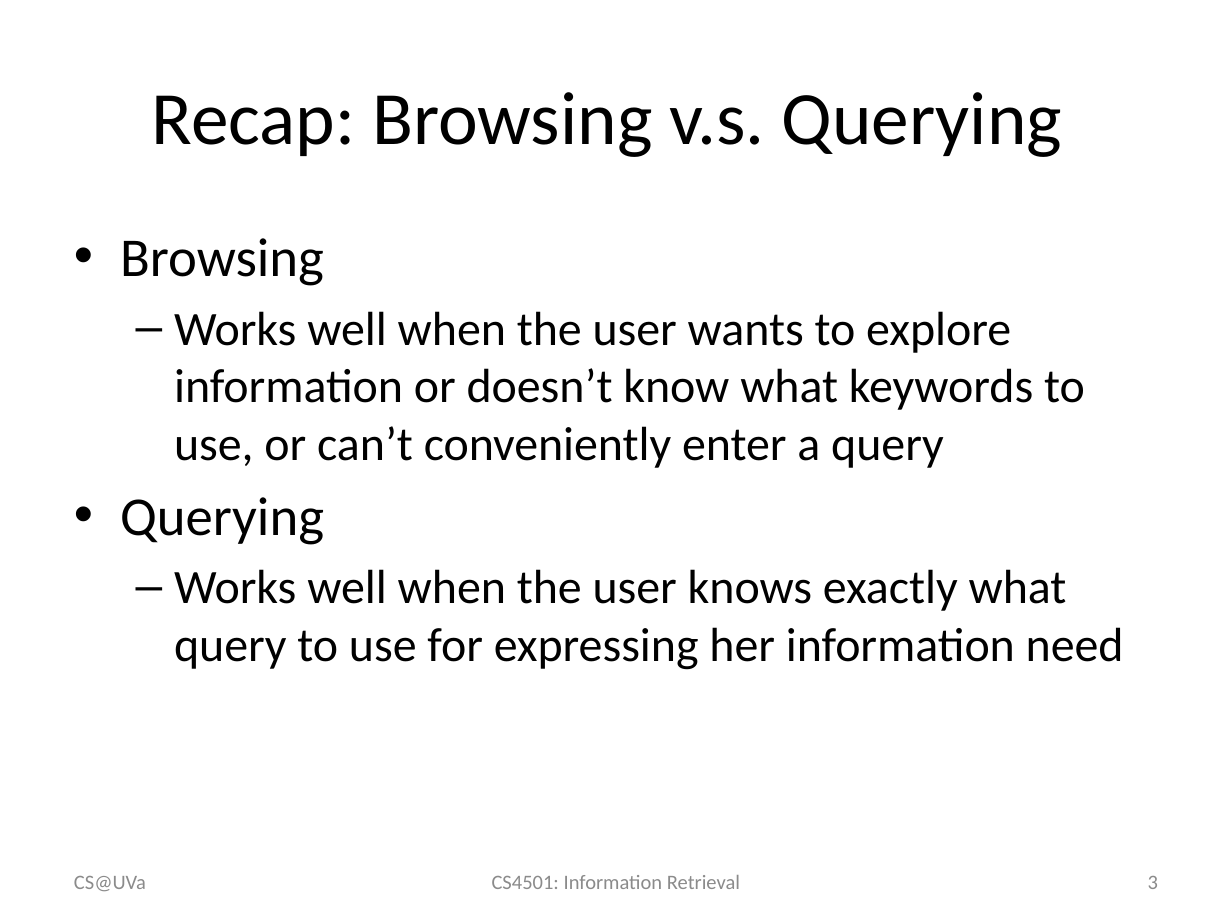
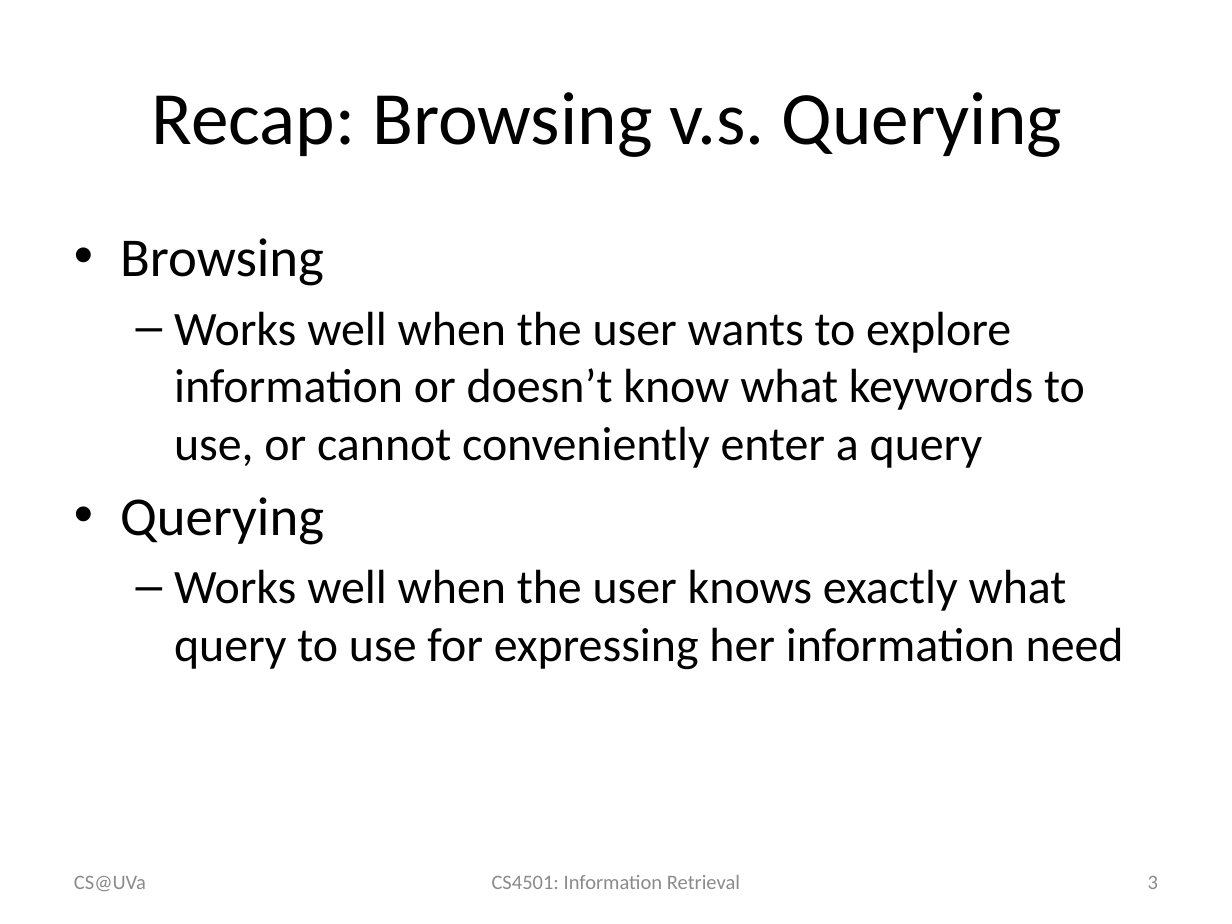
Before and after one commit to wang296/IR2015, a slide deck: slide 3 of docs/Crawler and Text Analysis.pptx. Drawn at 1232x924 pixels with LibreOffice and Linux fonts; fonts in the diff are those of the drawing. Boxes give left, top, right and bottom in pixels: in the first picture for what was removed or moved away, otherwise in the second. Text is boxed around its words. In the diff, an @@ line names an element or a change of style, - is before the commit and + after.

```diff
--- a/docs/Crawler and Text Analysis.pptx
+++ b/docs/Crawler and Text Analysis.pptx
@@ text at box(174, 311, 1085, 468): text changed @@
-  – Works well when the user wants to explore information or doesn’t know what keywords to use, or can’t conveniently enter a query
+  – Works well when the user wants to explore information or doesn’t know what keywords to use, or cannot conveniently enter a query
```
Also in this commit, not shown: 3 other files.
